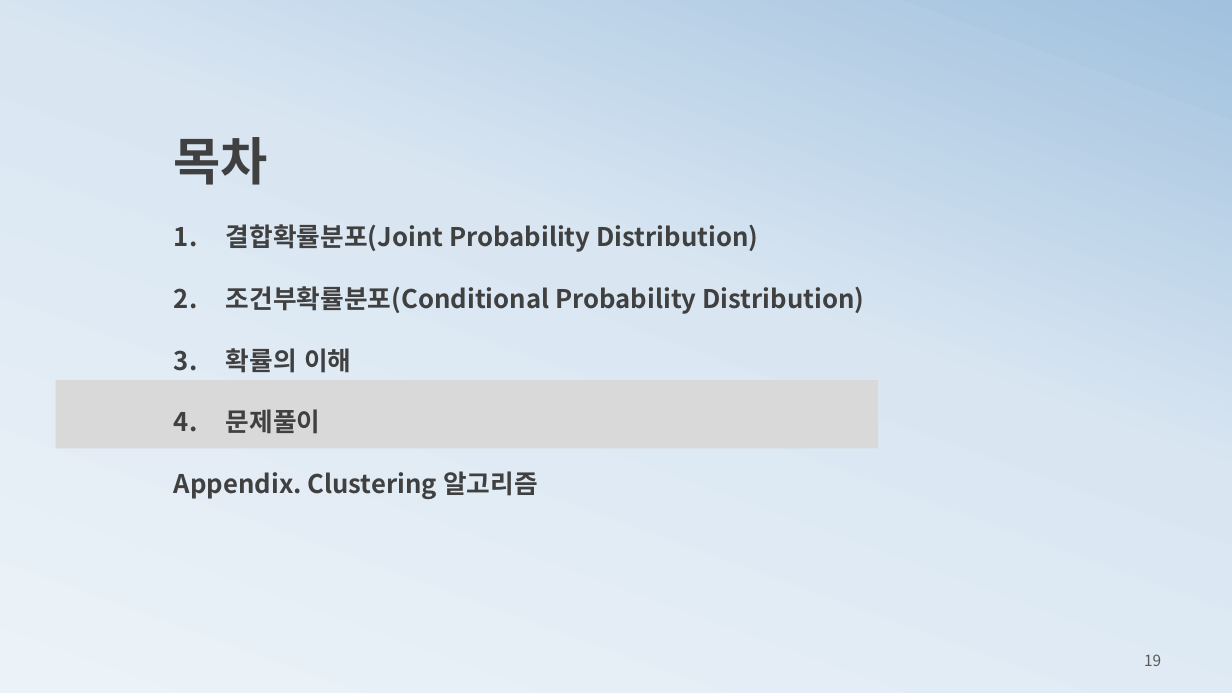
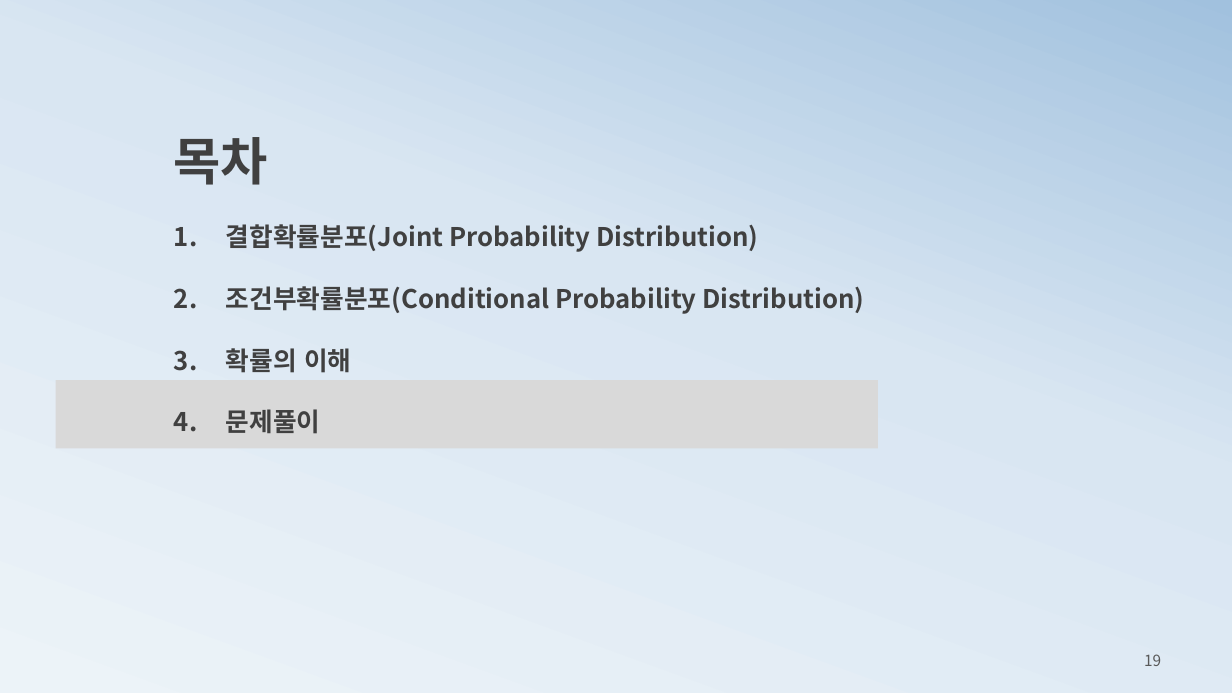
Before and after one commit to ancestor9/mathematics-for-machine-learning, a slide deck: slide 19 of 2_histogram2probability.pptx. Drawn at 1232x693 pixels with LibreOffice and Linux fonts; fonts in the diff are those of the drawing. Boxes give left, top, right and bottom in pixels: in the first picture for what was removed or moved away, otherwise in the second. Text is boxed around its words. In the diff, an @@ line names an element or a change of style, - is before the commit and + after.

```diff
--- a/2_histogram2probability.pptx
+++ b/2_histogram2probability.pptx
@@ text at (174,471,538,499): paragraph removed @@
-Appendix. Clustering 알고리즘
```
Also in this commit, not shown: 2 other slides changed, 6 slides added, 1 slide removed.
